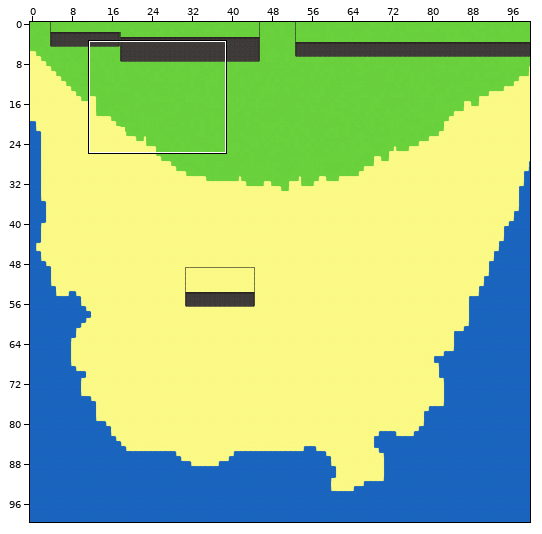
Tiled map, stored at res/worlds/azureal_island.tmx. Above: a wide view before the commit, with the close-up outlined.
Close-up. As it was:
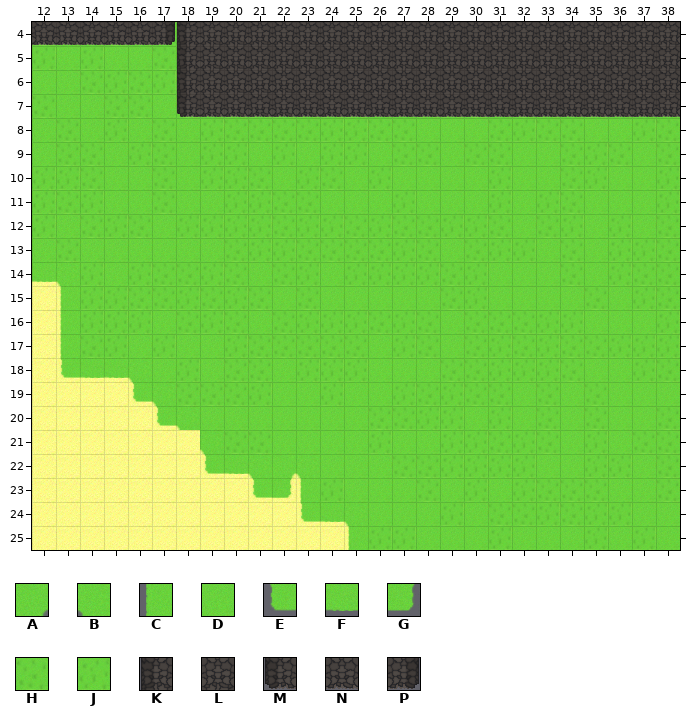
Cells are 32x32 px. Shown: x 12..38, y 4..25. The commit also changed other parts of the map, which this record leaves out.
Key: from "myrinnia_tileset": A 3, B 4, C 20, D 21, E 40, F 41, G 42, H 43, J 44, K 186, L 187, M 206, N 207, P 208.
_ is an empty cell, # one hidden under a higher layer.
Layers that did not change in this view are not listed.
Layer "Grass" before, first column x 12:
 4 HDDHDDD####################
 5 JDJDDHD####################
 6 DDHJHJH####################
 7 HDDHHDHDJJJJJJDDJJHDHJDJDDD
 8 DHDJDHDJHHHHJJHHDDDHJHHDDJH
 9 DHHDJHDJJDJDJJDHHDHHDDHJHDH
10 JJHDDHDJJHDJHDJDDDDJDDHJDDJ
11 JHJDDHDDJJHHDDDJDDDJDJHDDDJ
12 JDHJHDJJJJHJJHJHHJJHDHJDJDH
13 DHDDDDDDHJJHHHHJHDHJJDHDJJH
14 FBJDJHHJHDHJDJJJJHJDDDHDJHH
15 _CJJHHJHJHDHDDDDDHJDDDDHDJH
16 _CJJJDHJHDHJJJHJHDHHHJJDDDJ
17 _CHJDJDDJHHHHHDJHDHJHJHHJJJ
18 _EFFBDJDHHDJJJDDDHHJJJHDDJH
19 ____EBHHHJDDJDDJHJHHDHDHDDD
20 _____EBDDDDDDDHHJJDJDHDHDDH
21 _______BHHDDDDJDDJJHJHDJDHH
22 _______EFBABDDDHHJJJJDDJJDH
23 _________EGCJDDDHDJDJHHHDDH
24 ___________EFBDDDJDHHJHJJDD
25 _____________CJJDDDJDDDJDJD
Layer "Mountains/Trees" before, first column x 12:
 4 NNNNNPKLLLLLLLLLLLLLLLLLLLL
 5 ______KLLLLLLLLLLLLLLLLLLLL
 6 ______KLLLLLLLLLLLLLLLLLLLL
 7 ______MNNNNNNNNNNNNNNNNNNNN
 8 ___________________________
 9 ___________________________
10 ___________________________
11 ___________________________
12 ___________________________
13 ___________________________
14 ___________________________
15 ___________________________
16 ___________________________
17 ___________________________
18 ___________________________
19 ___________________________
20 ___________________________
21 ___________________________
22 ___________________________
23 ___________________________
24 ___________________________
25 ___________________________
Now the later version:
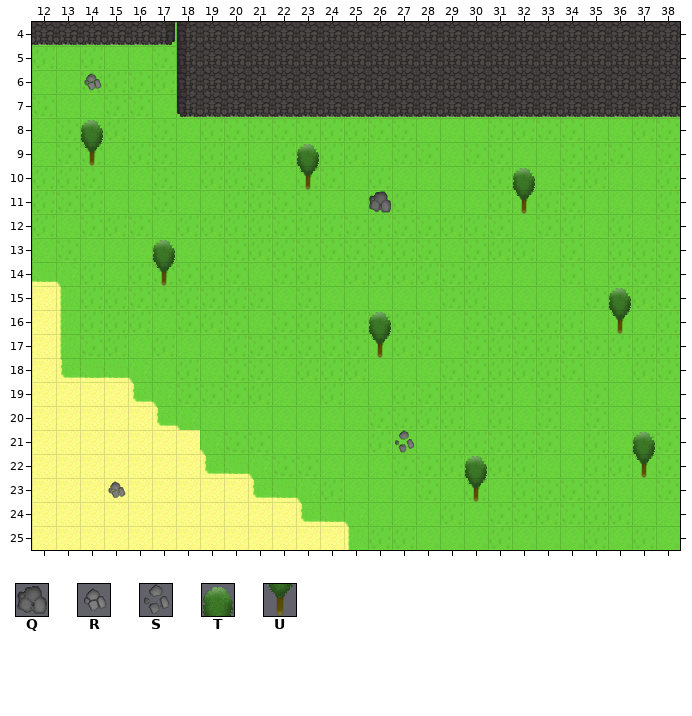
Further tiles: from "myrinnia_tileset": Q 120, R 121, S 122, T 123, U 143.
The author wrote: Fixed mountain bottom clipped out.
The edit:
Layer "Grass":
The edit turns tile C into tile B in row 23 at x 23.
The edit turns tile G into tile F in row 23 at x 22.
The edit turns tile A into tile H in row 22 at x 22.
The edit turns tile B into tile H in row 22 at x 23.
Layer "Mountains/Trees":
There is now tile Q in row 11 at x 26.
There is now tile R in row 6 at x 14; in row 23 at x 15.
There is now tile S in row 21 at x 27.
There is now tile T in row 8 at x 14; in row 9 at x 23; in row 10 at x 32; in row 13 at x 17; in row 15 at x 36; in row 16 at x 26.
There is now tile T in row 21 at x 37; in row 22 at x 30.
There is now tile U in row 9 at x 14; in row 10 at x 23; in row 11 at x 32; in row 14 at x 17; in row 16 at x 36; in row 17 at x 26.
There is now tile U in row 22 at x 37; in row 23 at x 30.
